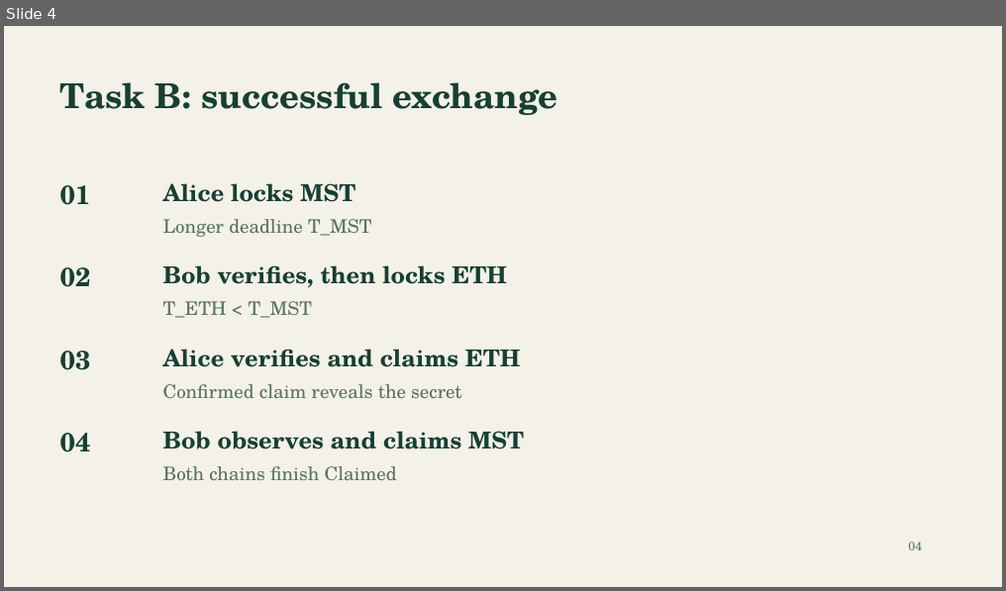
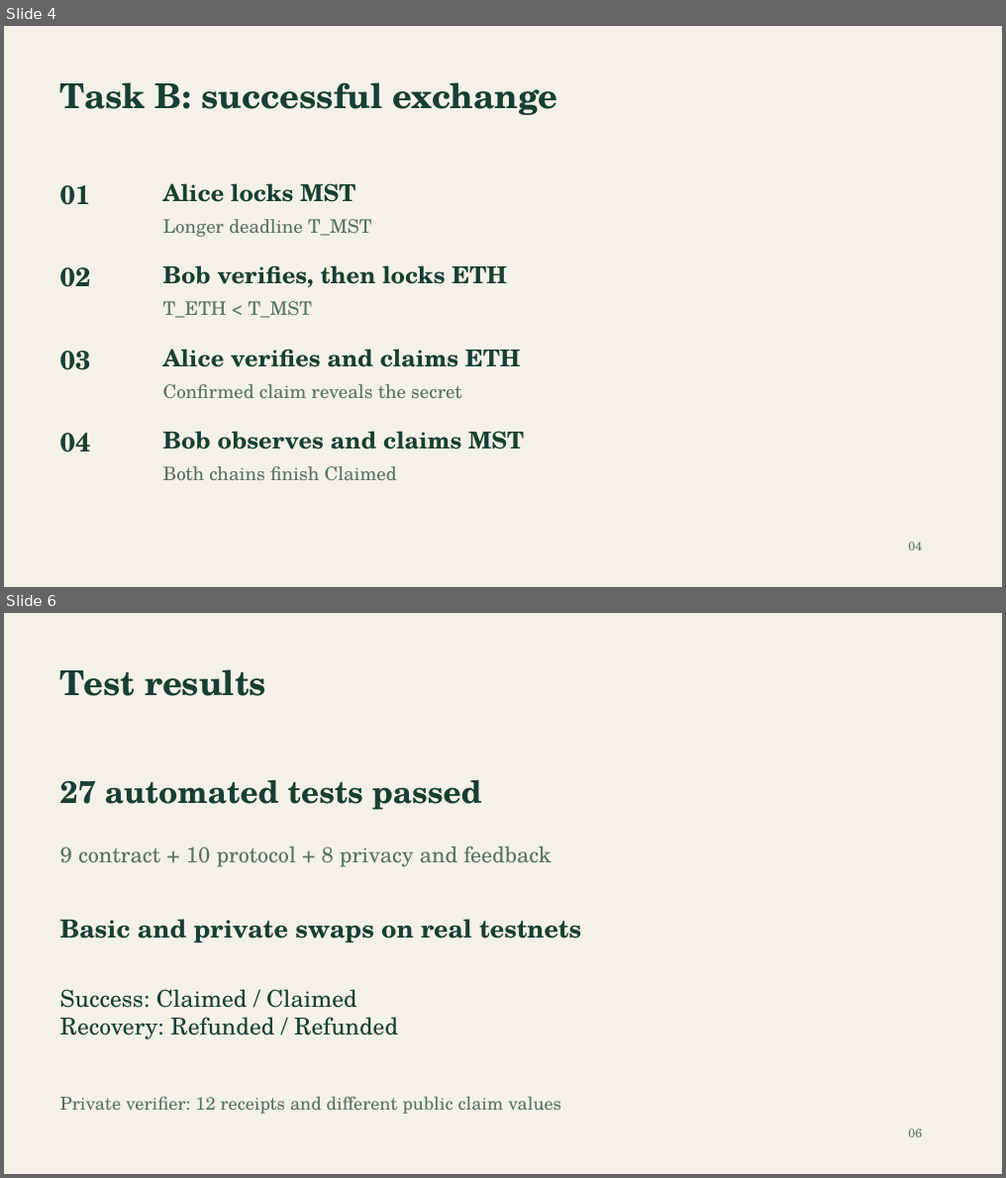
Before and after one commit to Oxidaner/COMP5521-Distributed-Ledger-Technology-Cryptocurrency-and-E-Payment-Assignment-project, a slide deck: presentation.pptx. Shown one above the other, each under a label of ours: slide 4 before the commit, slides 4 and 6 after it; the slides between them are not shown. The pictures are 1006x591 and 1006x1178 pixels, drawn with LibreOffice and Linux fonts; fonts in the diff are those of the drawing. Boxes give left, top, right and bottom in pixels: in the first picture for what was removed or moved away, otherwise in the second. Text is boxed around its words. In the diff, an @@ line names an element or a change of style, - is before the commit and + after.

Commit message:
Implement private point-lock swaps and complete wallet transaction feedback

```diff
--- a/presentation.pptx
+++ b/presentation.pptx
@@ slide 6 added at bbox=[4, 613, 1002, 1174], background #F3F1E8 @@
@@ text added at bbox=[60, 669, 266, 696], 33 pt, text #173F32, bold @@
+Test results
@@ text added at bbox=[60, 780, 482, 810], 30 pt, text #173F32, bold @@
+27 automated tests passed
@@ text added at bbox=[60, 847, 551, 867], 21 pt, text #597164 @@
+9 contract + 10 protocol + 8 privacy and feedback
@@ text added at bbox=[60, 919, 581, 943], 24 pt, text #173F32, bold @@
+Basic and private swaps on real testnets
@@ text added at bbox=[60, 989, 398, 1040], 22.5 pt, text #173F32 @@
+Success: Claimed / Claimed
+Recovery: Refunded / Refunded
@@ text added at bbox=[60, 1096, 561, 1114], 17.2 pt, text #597164 @@
+Private verifier: 12 receipts and different public claim values
@@ text added at bbox=[908, 1129, 922, 1138], 12 pt, text #597164 @@
+06
```
Also in this commit, not shown: 2 slides changed, 1 other slide added, 1 slide removed, 34 other files.
